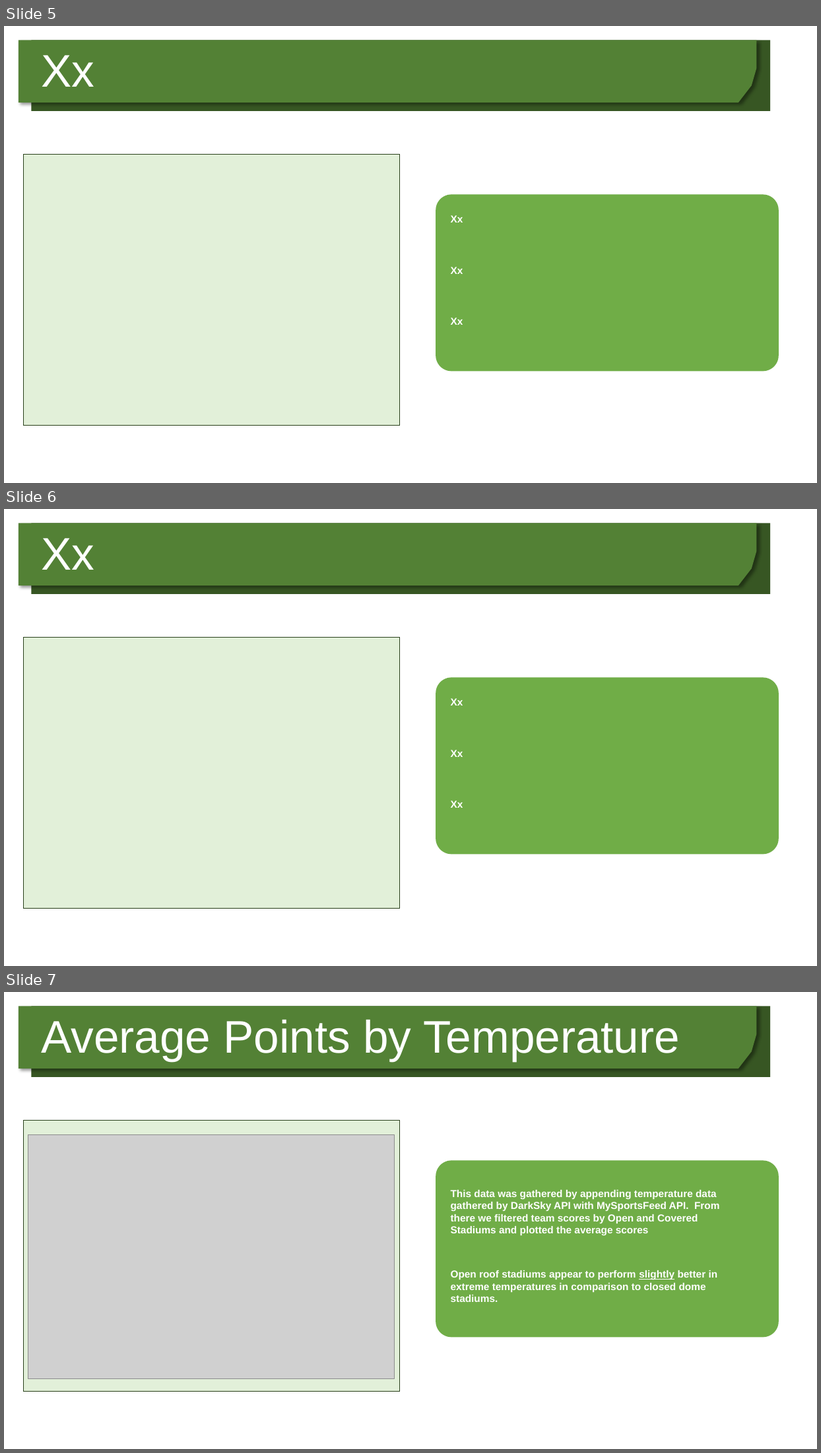
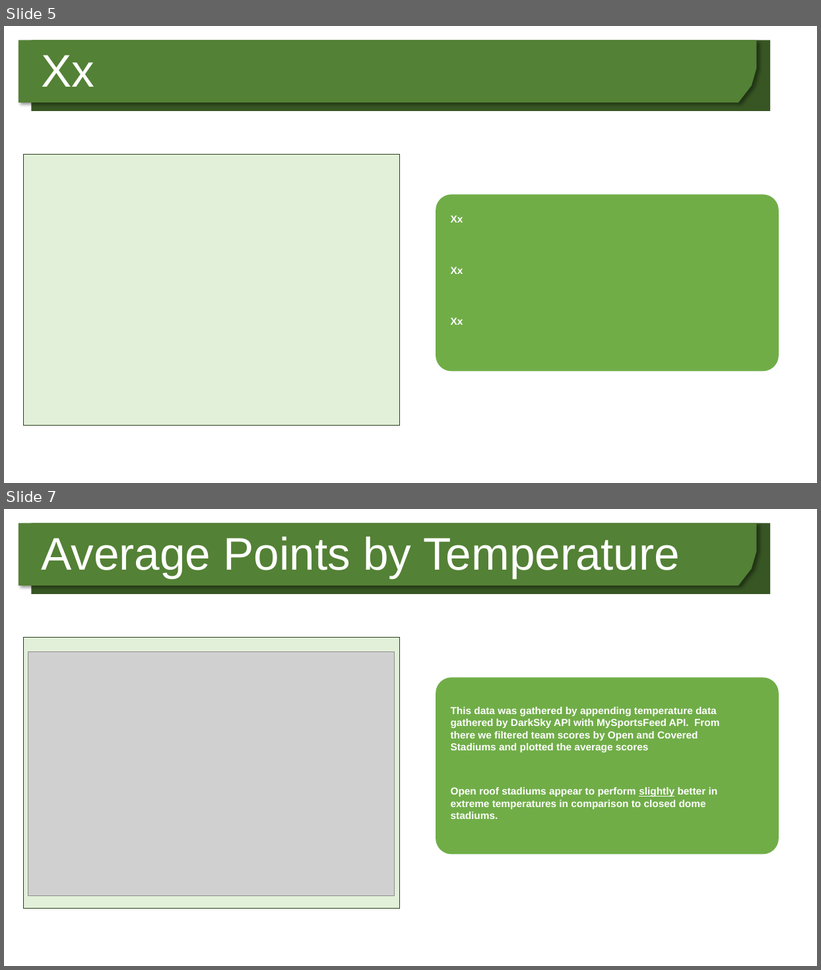
Before and after one commit to aaronhwoo/Project1, a slide deck: Team 8 Project 1.pptx. Shown one above the other, each under a label of ours: slides 5, 6 and 7 before the commit, slides 5 and 7 after it; the slides between them are not shown. The pictures are 821x1453 and 821x970 pixels, drawn with LibreOffice and Linux fonts; fonts in the diff are those of the drawing; grey boxes stand for pictures; background and template pictures are left out. Boxes give left, top, right and bottom in pixels: in the first picture for what was removed or moved away, otherwise in the second. Text is boxed around its words. In the diff, an @@ line names an element or a change of style, - is before the commit and + after.

```diff
--- a/Team 8 Project 1.pptx
+++ b/Team 8 Project 1.pptx
@@ slide 6 removed at (x1=4, y1=509, x2=817, y2=966), background #FFFFFF; not listed: 2 template elements that a slide beside it also shows @@
@@ text removed at (x1=41, y1=538, x2=94, y2=570) @@
-Xx
@@ rectangle removed at (x1=24, y1=637, x2=400, y2=908) @@
@@ rounded rectangle removed at (x1=436, y1=677, x2=779, y2=854) @@
@@ text removed at (x1=451, y1=698, x2=463, y2=706) @@
-Xx
@@ text removed at (x1=451, y1=750, x2=463, y2=757) @@
-Xx
@@ text removed at (x1=451, y1=801, x2=463, y2=808) @@
-Xx
```
Also in this commit, not shown: 2 slides changed, 1 slide added.
